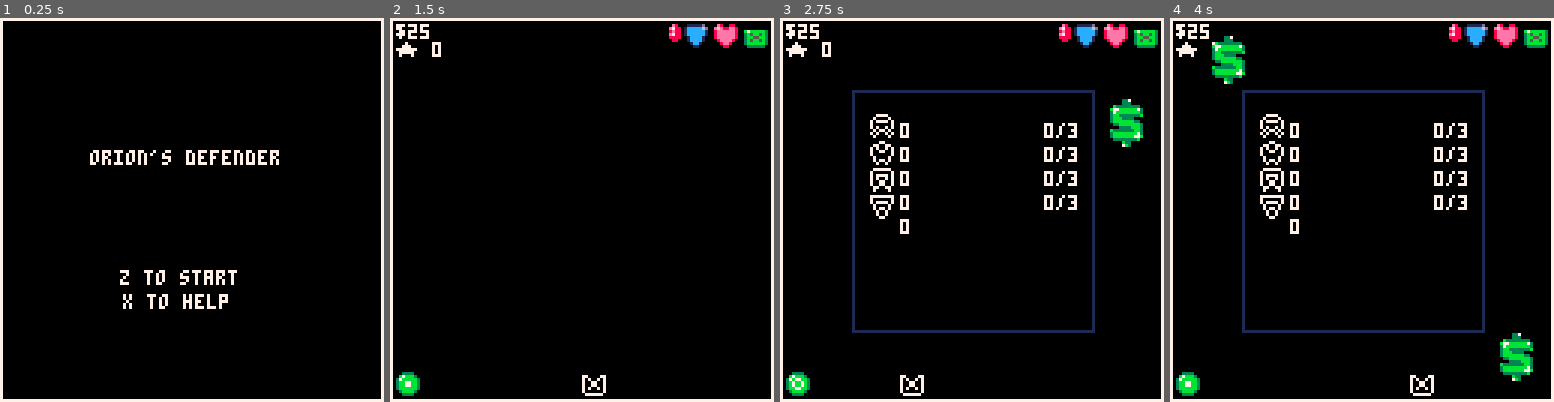
Above: before the commit, frames 1-4 (left to right).
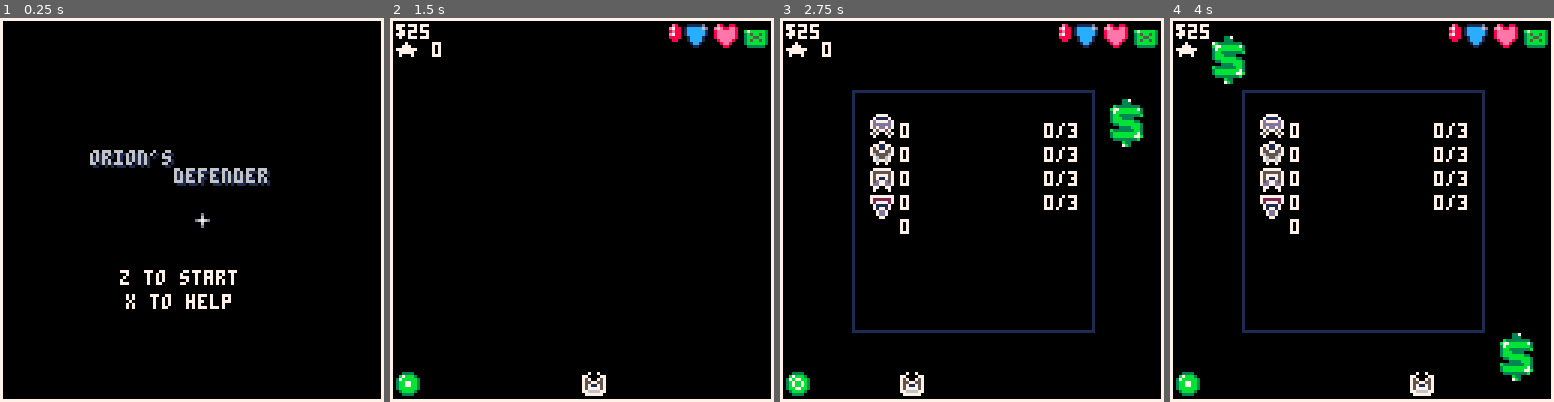
Above: after the commit, the same moments.

Repository: NinetiesPaul/Orion-s-Defender
Game: PICO-8 cartridge orionsdefender.p8
Same seed, same stepped clock (60 frames per second), same inputs: the game is played once before the commit and once after it.
Inputs:
- Up to frame 1 (0.25 s): no input
- Up to frame 2 (1.5 s): tap O (Z key) at 0.33, 0.7, 1.43 s; tap X (X key) at 1.07 s
- Up to frame 3 (2.75 s): hold Left 1.97-2.37 s; tap X (X key) at 2.07, 2.4, 2.73 s; tap O (Z key) at 2.22 s; hold Down from 2.42 s (still down)
- Up to frame 4 (4 s): release Down at 2.82 s; hold Right 2.87-3.53 s; tap X (X key) at 3.07, 3.4, 3.73 s; tap O (Z key) at 3.1, 3.98 s; hold Up from 3.58 s (still down)

The runs differ from the first frame. In frame 1, 2.7% of the frame differs, in the area x 23-73%, y 34-76%; in frame 2, 0.1%; in frame 3, 0.6%; in frame 4, 0.6%.

Commit message:
created star logic for screen title animation; created star sprites; added color

Diff:
--- a/orionsdefender.p8
+++ b/orionsdefender.p8
@@ -325,9 +325,12 @@
 	end
 
 	if current_view == 6 then -- start
-		print("orion's defender",30,44)
-		print("z to start", 40, 84)
-		print("x to help", 41, 92)
+		star_spr = (clock % 1.5 == 0)  and 43 or 44
+		spr(star_spr,64,64)
+		print("orion's\n       defender",31,45, 1)
+		print("orion's\n       defender",30,44, 6)
+		print("z to start", 40, 84,7)
+		print("x to help", 42, 92,7)
 	end
 
 	if current_view == 7 then -- help
Not shown, changed: 19 lines of the sprite sheet (__gfx__) section of orionsdefender.p8
